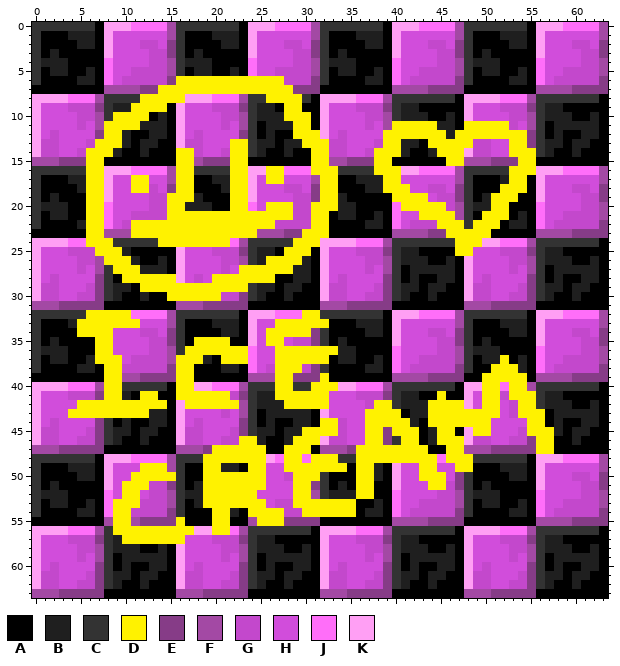
File history of a pixel-art sprite, textures/tutorialbob.png. The first picture shows the starting point.
The file is 64x64 pixels.
Palette (. is transparent): A #000000  B #1f1f1f  C #333333  D #fff200  E #863c87  F #a349a4  G #c348cc  H #d14ddb  J #ff6ef9  K #ff9ff4
Pixels before, first column x 0:
 0 CCCCCCCAKKKJJJJFCCCCCCCAKKKJJJJFCCCCCCCAKKKJJJJFCCCCCCCAKKKJJJJF
 1 CAAABBBAKHHHHHHFCAAABBBAKHHHHHHFCAAABBBAKHHHHHHFCAAABBBAKHHHHHHF
 2 CAAAABBAKHHHGGHECAAAABBAKHHHGGHECAAAABBAKHHHGGHECAAAABBAKHHHGGHE
 3 CABAAAAAKHHHHGGECABAAAAAKHHHHGGECABAAAAAKHHHHGGECABAAAAAKHHHHGGE
 4 CBBBAAAAJHHHHGGFCBBBAAAAJHHHHGGFCBBBAAAAJHHHHGGFCBBBAAAAJHHHHGGF
 5 CABBAABAJHHGGGGFCABBAABAJHHGGGGFCABBAABAJHHGGGGFCABBAABAJHHGGGGF
 6 CAAAABBAJHGGGGGEDDDDDDDDDDDDGGGECAAAABBAJHGGGGGECAAAABBAJHGGGGGE
 7 AAAAAAAAFFFFEEDDDDDDDDDDDDDDDEEEAAAAAAAAFFFFEEEEAAAAAAAAFFFFEEEE
 8 KKKKJJJFCCCCDDDDDKKKJJJFCCDDDDCAKKKKJJJFCCCCCCCAKKKKJJJFCCCCCCCA
 9 KHHHGGGECBBDDDDAKHHHGGGECBBADDAAKHHHGGGECBBAAAAAKHHHGGGECBBAAAAA
10 KHHHHGGFCDDDDABAKHHHHGGFCBBBDDDAKHHHHGGFCBBBAABAKHHHHGGFCBBBAABA
11 KHHHHGHFDDDDBBBAKHHHHGHFCABBBDDAKHHHHGHFDDDDDBBADDDDDGHFCABBBBBA
12 KHGHHHHEDDBAABBAKHGHHHHECABAADDDKHGHHHHDDDDDDDBDDDDDDDDECABAABBA
13 KGGHHHGDDDBABBAAKGGHHHDDCBBABBDDDGGHHHGDDBBADDDDDGGHHDDECBBABBAA
14 KGGHHGDDDBAABAAADDGHHGDDCBAABAADDGGHHGDDDBAABDDDKGGHHDDDCBAABAAA
15 FFFEEEDDAAAAAAAADDFEEEDDAAAAAAADDFFEEEDDAAAAAADDFFFEEEDDAAAAAAAA
16 CCCCCCDDKKKJJJJFDDCCCCDDKKDDJJJDDDCCCCDDDKKJJJJFCCCCCDDDKKKJJJJF
17 CAAABBDDKHHDDHHFDDAABBDDKHDDHHHFDDAABBBDDHHHHHHFCAAABDDAKHHHHHHF
18 CAAAABDDKHHDDGHEDDAAABDDKHHHGGHEDDAAABBDDDHHGGHECAAADDDAKHHHGGHE
19 CABAAADDKHHHHGGDDDBAAADDKHHHHGGEDDBAAAAADDDDHGGECABDDDAAKHHHHGGE
20 CBBBAADDJHHHHGGDDBBBAADDJHDDDGGDDDBBAAAAJDDDDDGFCBBDDAAAJHHHHGGF
21 CABBAADDJHHGGGGDDDDDDDDDDDDDDGGDDABBAABAJHHDDDDFCADDDABAJHHGGGGF
22 CAAAABDDJHGDDDDDDDDDDDDDDDDGGGGDDAAAABBAJHGGGDDDCDDDABBAJHGGGGGE
23 AAAAAADDFFFDDDDDDDDDDDDDDFFFEEDDDAAAAAAAFFFFEEDDDDDAAAAAFFFFEEEE
24 KKKKJJDDDCCCCCDDDDDDDDJFCCCCCDDDKKKKJJJFCCCCCCCDDDKKJJJFCCCCCCCA
25 KHHHGGGDDDBAAAAAKHHHGGGECBBADDDAKHHHGGGECBBAAAADDHHHGGGECBBAAAAA
26 KHHHHGGFDDDBAABAKHHHHGGFCBDDDDBAKHHHHGGFCBBBAABAKHHHHGGFCBBBAABA
27 KHHHHGHFCDDDBBBAKHHHHGHDDDDDDBBAKHHHHGHFCABBBBBAKHHHHGHFCABBBBBA
28 KHGHHHHECADDDDDDKHGHDDDDDDDAABBAKHGHHHHECABAABBAKHGHHHHECABAABBA
29 KGGHHHGECBBADDDDDDDDDDDDCBBABBAAKGGHHHGECBBABBAAKGGHHHGECBBABBAA
30 KGGHHGGECBAABAADDDDDDGGECBAABAAAKGGHHGGECBAABAAAKGGHHGGECBAABAAA
31 FFFEEEEEAAAAAAAAFFFEEEEEAAAAAAAAFFFEEEEEAAAAAAAAFFFEEEEEAAAAAAAA
32 CCCCCCDDDDDJJJJFCCCCCCCAKKKJJJDDCCCCCCCAKKKJJJJFCCCCCCCAKKKJJJJF
33 CAAABDDDDDDDHHHFCAAABBBAKHHDDDDDDAAABBBAKHHHHHHFCAAABBBAKHHHHHHF
34 CAAAADDDDHHHGGHECAAAABBAKHDDDDDECAAAABBAKHHHGGHECAAAABBAKHHHGGHE
35 CABAAAADDHHHHGGECADDDDAAKHDDHGGECABAAAAAKHHHHGGECABAAAAAKHHHHGGE
36 CBBBAAADDHHHHGGFCDDDDDDDJHHDDDDDDDBBAAAAJHHHHGGFCBBBAAAAJHHHHGGF
37 CABBAABDDDHGGGGFDDDBADDDJHHDDDDDDABBAABAJHHGGGGFCABBDABAJHHGGGGF
38 CAAAABBADDGGGGGEDDAAABBAJHGDDDGECAAAABBAJHGGGGGECAADDDBAJHGGGGGE
39 AAAAAAAADDFFEEEEDDAAAAAAFFFDDEEEDAAAAAAAFFFFEEEEAADDDDDAFFFFEEEE
40 KKKKJJJFDDCCCCCADDKKJJJFCCCDDCCDDDKKJJJFCCCCCCCAKKDDJDDFCCCCCCCA
41 KHHHGGGEDDBADDAADDDDDDGECBBDDDDDDHHHGGGECBBAADAAKHDDGDDDCBBAAAAA
42 KHHHHDDDDDDDDDDAKDDDDDDFCBBBDDDDDHHHHGDDCBBBDDDDKHDDHGDDCBBBAABA
43 KHHHDDDDDDDDDBBAKHHHHGHFCABBBBBAKHHHHDDDDABBDDDDDDDDHGDDDABBBBBA
44 KHGHHHHECABAABBAKHGHHHHECABAABBADDGHHDDDDDBADDDDDDDHHHHDDABAABBA
45 KGGHHHGECBBABBAAKGGHHHGECBBABBDDDDGHHDDEDDDABDDAKDDHHHGDDDBABBAA
46 KGGHHGGECBAABAAAKGGHHGGDDBAABDDDKGGHHDDECDDABDDDKGGHHGGEDDAABAAA
47 FFFEEEEEAAAAAAAAFFFEDDDDDDAADDDAFFFEDDDDDDDDAADDFFFEEEEEDDAAAAAA
48 CCCCCCCAKKKJJJJFCCCDDDDDDDKJDDJDDDCCDDDDDDDDDJDDDCCCCCCAKKKJJJJF
49 CAAABBBAKHHHDDDFCAADDBBADDHHDDDDDDDADDBAKHHDDHHDDAAABBBAKHHHHHHF
50 CAAAABBAKHHDDDDDCAADDDDDDDHHGDDDCAAADDBAKHHDDDHECAAAABBAKHHHGGHE
51 CABAAAAAKHDDDGGECABDDDDDDDHHHDDECABADDAAKHHHDDGECABAAAAAKHHHHGGE
52 CBBBAAAAJHDDHGGFCBBDDDDDDHHHHDDFCBBBDDAAJHHHHGGFCBBBAAAAJHHHHGGF
53 CABBAABAJDDDGGGFCABDDDDDDDHGGDDDDDDDAABAJHHGGGGFCABBAABAJHHGGGGF
54 CAAAABBAJDDGGGGECAAADDBADDDDGGDDDDDDABBAJHGGGGGECAAAABBAJHGGGGGE
55 AAAAAAAAFDDFEEEEDAAADDAAFDDDEEEEAAAAAAAAFFFFEEEEAAAAAAAAFFFFEEEE
56 KKKKJJJFCDDDDDDDDDKKDDJFCCCCCCCAKKKKJJJFCCCCCCCAKKKKJJJFCCCCCCCA
57 KHHHGGGECBDDDDDDDHHHGGGECBBAAAAAKHHHGGGECBBAAAAAKHHHGGGECBBAAAAA
58 KHHHHGGFCBBBAABAKHHHHGGFCBBBAABAKHHHHGGFCBBBAABAKHHHHGGFCBBBAABA
59 KHHHHGHFCABBBBBAKHHHHGHFCABBBBBAKHHHHGHFCABBBBBAKHHHHGHFCABBBBBA
60 KHGHHHHECABAABBAKHGHHHHECABAABBAKHGHHHHECABAABBAKHGHHHHECABAABBA
61 KGGHHHGECBBABBAAKGGHHHGECBBABBAAKGGHHHGECBBABBAAKGGHHHGECBBABBAA
62 KGGHHGGECBAABAAAKGGHHGGECBAABAAAKGGHHGGECBAABAAAKGGHHGGECBAABAAA
63 FFFEEEEEAAAAAAAAFFFEEEEEAAAAAAAAFFFEEEEEAAAAAAAAFFFEEEEEAAAAAAAA
Once edited:
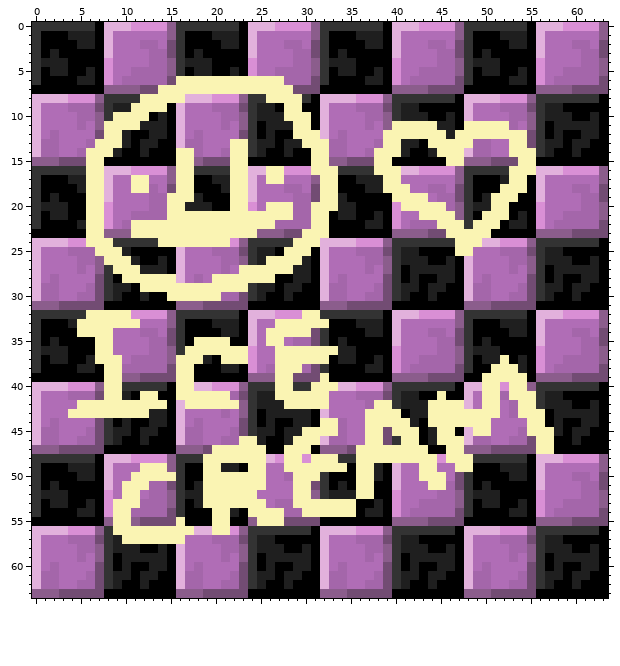
Change:
colour D: #fff200 -> #faf4b3
colour E: #863c87 -> #724c73
colour F: #a349a4 -> #8b5d8c
colour G: #c348cc -> #a466aa
colour H: #d14ddb -> #b06db6
colour J: #ff6ef9 -> #d98fd5
colour K: #ff9ff4 -> #e2b1dc
Changed places in both pictures, as pixel boxes (x1, y1, x2, y2):
changed: (32, 22, 608, 598)
